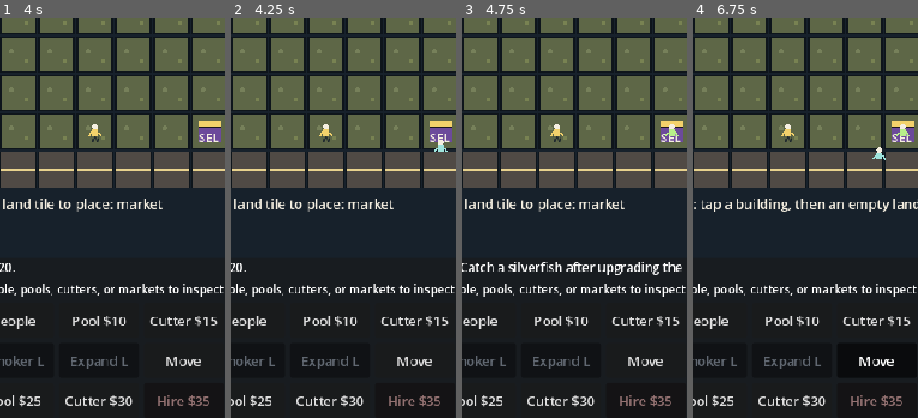
Above: before the commit, frames 1-4 (left to right).
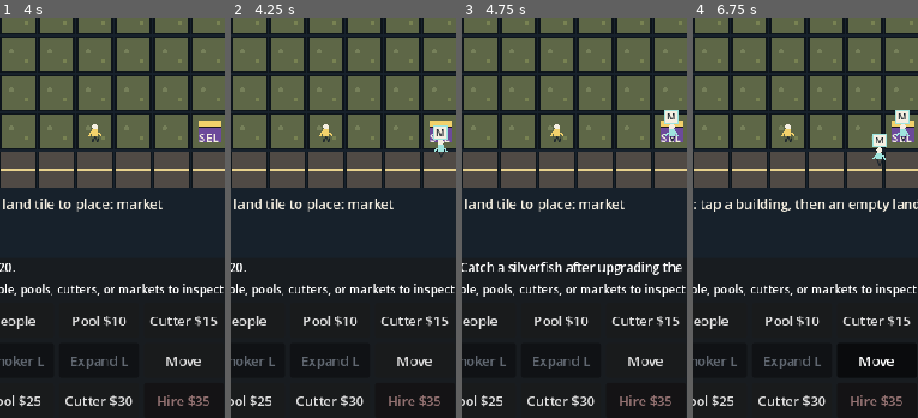
Above: after the commit, the same moments.

Repository: FunnySkillz/project_tilesgame
Game: Godot game, scene res://scenes/Main.tscn
Same seed, same stepped clock (60 frames per second), same inputs: the game is played once before the commit and once after it.
Inputs:
- Up to frame 1 (4 s): click "Catch" at 0.5 s; click "People" at 1.25 s; click "Pool $10" at 2 s; click "Cutter $15" at 2.75 s; click "Market $20" at 3.5 s
- Up to frame 2 (4.25 s): no input
- Up to frame 3 (4.75 s): click "Storage L" at 4.25 s
- Up to frame 4 (6.75 s): click "Smoker L" at 5 s; click "Expand L" at 5.75 s; click "Move" at 6.5 s
The pictures show only the part of the screen within x 25-75%, y 50-100%; the shares and areas given below are measured in that part.

Frame 1 is identical in both runs. In frame 2, 0.2% of the frame differs, in the area x 89-97%, y 26-35%; in frame 3, 0.3%; in frame 4, 0.5%, in the area x 79-97%, y 23-37%.

Commit message:
Add buyer types and visible wants

Diff:
--- a/scripts/main.gd
+++ b/scripts/main.gd
@@ -2,8 +2,9 @@
 
 enum TileKind { WATER, LAND, ROAD, EXPANSION }
 enum BuildKind { NONE, POOL, CUTTER, MARKET, STORAGE, SMOKER }
-enum GoalStep { CATCH, STORE, PROCESS, SELL, UPGRADE, BUILD, NET_TWO, SILVERFISH, STORAGE, EXPAND, STABLE_SALES, SMOKER, SMOKED_SALE, COMPLETE }
+enum GoalStep { CATCH, STORE, PROCESS, SELL, UPGRADE, BUILD, NET_TWO, SILVERFISH, STORAGE, EXPAND, STABLE_SALES, SMOKER, SMOKED_SALE, COOK_SALE, MERCHANT_ORDER, COMPLETE }
 enum FishKind { MINNOW, CARP, SILVERFISH }
+enum BuyerKind { VILLAGER, COOK, MERCHANT }
 
 const GRID_W := 8
 const GRID_H := 10
@@ -41,6 +42,9 @@
 const SMOKER_SECONDS := 6.0
 const MEAT_PRICE := 6
 const SMOKED_MEAT_PRICE := 14
+const COOK_SMOKED_MEAT_PRICE := 18
+const MERCHANT_BULK_SIZE := 3
+const MERCHANT_BULK_BONUS := 5
 const SMOKER_INPUT_MEAT := 2
 const SMOKER_OUTPUT_SMOKED := 1
 
@@ -69,6 +73,8 @@
 var meat_processed_total := 0
 var meat_sold_total := 0
 var smoked_meat_sold_total := 0
+var buyers_served_by_kind: Array = [0, 0, 0]
+var merchant_orders_completed_total := 0
 var upgrades_bought_total := 0
 var buildings_built_total := 0
 var storage_unlocked := false
@@ -709,29 +715,36 @@
 	var sold_smoked := 0
 	var sold_meat := 0
 	var earned := 0
-	var served := 0
+	var buyers_helped := 0
+	var buyers_completed := 0
+	var sale_units := 0
 	for customer_index in waiting_indices:
-		if served >= sales_capacity:
+		if sale_units >= sales_capacity:
 			break
-		if smoked_meat > 0:
-			smoked_meat -= 1
-			sold_smoked += 1
-			smoked_meat_sold_total += 1
-			earned += SMOKED_MEAT_PRICE
-		elif meat > 0:
-			meat -= 1
-			sold_meat += 1
-			meat_sold_total += 1
-			earned += MEAT_PRICE
-		else:
-			break
 
 		var customer: Dictionary = customer_agents[int(customer_index)]
-		customer["state"] = "leaving_happy"
-		customer["target"] = customer["exit"]
-		customer["patience"] = CUSTOMER_PATIENCE_SECONDS
+		var sale := _sell_to_buyer(customer, sales_capacity - sale_units)
+		var units: int = int(sale["units"])
+		if units <= 0:
+			continue
+
+		sold_meat += int(sale["meat"])
+		sold_smoked += int(sale["smoked"])
+		earned += int(sale["earned"])
+		sale_units += units
+		buyers_helped += 1
+
+		customer["remaining"] = int(customer["remaining"]) - units
+		customer["patience"] = _buyer_patience(int(customer["kind"]))
+		if int(customer["remaining"]) <= 0:
+			if int(customer["kind"]) == BuyerKind.MERCHANT:
+				earned += MERCHANT_BULK_BONUS
+				merchant_orders_completed_total += 1
+			customer["state"] = "leaving_happy"
+			customer["target"] = customer["exit"]
+			_record_buyer_served(int(customer["kind"]))
+			buyers_completed += 1
 		customer_agents[int(customer_index)] = customer
-		served += 1
 
 	if earned <= 0:
 		_update_customer_counts()
@@ -743,7 +756,9 @@
 		sold_parts.append(str(sold_smoked) + " smoked meat")
 	if sold_meat > 0:
 		sold_parts.append(str(sold_meat) + " meat")
-	status_text = "Served " + str(served) + " buyers: " + " and ".join(sold_parts) + " for $" + str(earned) + "."
+	status_text = "Sold " + " and ".join(sold_parts) + " to " + str(buyers_helped) + " buyers for $" + str(earned) + "."
+	if buyers_completed > 0:
+		status_text += " Completed " + str(buyers_completed) + " order" + ("s." if buyers_completed > 1 else ".")
 	_add_popup("+$" + str(earned), _building_center(BuildKind.MARKET), Color("#b7ef8a"))
 	_update_customer_counts()
 
@@ -751,12 +766,15 @@
 func _spawn_customer() -> void:
 	var spawn_cell := Vector2i(randi_range(0, GRID_W - 1), GRID_H - 1)
 	var target_cell := _customer_target_cell()
+	var buyer_kind := _random_buyer_kind()
 	customer_agents.append({
 		"pos": Vector2(spawn_cell.x, spawn_cell.y),
 		"target": Vector2(target_cell.x, target_cell.y),
 		"exit": Vector2(spawn_cell.x, spawn_cell.y),
 		"state": "arriving",
-		"patience": CUSTOMER_PATIENCE_SECONDS
+		"patience": _buyer_patience(buyer_kind),
+		"kind": buyer_kind,
+		"remaining": _buyer_order_size(buyer_kind)
 	})
 
 
@@ -770,14 +788,14 @@
 
 		if str(customer["state"]) == "arriving" and _agent_reached(next_pos, target):
 			customer["state"] = "waiting"
-			customer["patience"] = CUSTOMER_PATIENCE_SECONDS
+			customer["patience"] = _buyer_patience(int(customer["kind"]))
 		elif str(customer["state"]) == "waiting":
 			customer["patience"] = float(customer["patience"]) - delta
 			if float(customer["patience"]) <= 0.0:
 				customer["state"] = "leaving_angry"
 				customer["target"] = customer["exit"]
 				customers_lost += 1
-				status_text = "A buyer left hungry. Add market staff or keep goods ready."
+				status_text = "A " + _buyer_name(int(customer["kind"])) + " left hungry. Match buyer wants or add market staff."
 				_add_popup("-buyer", _building_center(BuildKind.MARKET), Color("#ff8f7a"))
 		elif str(customer["state"]).begins_with("leaving") and _agent_reached(next_pos, target):
 			customer_agents.remove_at(i)
@@ -792,6 +810,144 @@
 	if _is_smoker_unlocked():
 		pull += 0.2
 	return max(1.15, randf_range(2.4, 4.1) - pull)
+
+
+func _random_buyer_kind() -> int:
+	var roll := randf()
+	var cooks_unlocked := _building_count(BuildKind.SMOKER) > 0 or smoked_meat > 0 or goal_step >= GoalStep.SMOKED_SALE
+	var merchants_unlocked := goal_step >= GoalStep.COOK_SALE or meat_sold_total >= 12 or _building_count(BuildKind.MARKET) >= 2
+
+	if cooks_unlocked and merchants_unlocked:
+		if roll < 0.50:
+			return BuyerKind.VILLAGER
+		if roll < 0.78:
+			return BuyerKind.COOK
+		return BuyerKind.MERCHANT
+	if cooks_unlocked:
+		if roll < 0.68:
+			return BuyerKind.VILLAGER
+		return BuyerKind.COOK
+	if merchants_unlocked:
+		if roll < 0.75:
+			return BuyerKind.VILLAGER
+		return BuyerKind.MERCHANT
+	return BuyerKind.VILLAGER
+
+
+func _sell_to_buyer(customer: Dictionary, capacity: int) -> Dictionary:
+	var buyer_kind := int(customer["kind"])
+	var remaining: int = min(int(customer["remaining"]), capacity)
+	var result := {
+		"meat": 0,
+		"smoked": 0,
+		"earned": 0,
+		"units": 0
+	}
+
+	match buyer_kind:
+		BuyerKind.VILLAGER:
+			if meat > 0:
+				meat -= 1
+				result["meat"] = 1
+				result["earned"] = MEAT_PRICE
+				result["units"] = 1
+			elif smoked_meat > 0:
+				smoked_meat -= 1
+				result["smoked"] = 1
+				result["earned"] = SMOKED_MEAT_PRICE
+				result["units"] = 1
+		BuyerKind.COOK:
+			if smoked_meat > 0:
+				smoked_meat -= 1
+				result["smoked"] = 1
+				result["earned"] = COOK_SMOKED_MEAT_PRICE
+				result["units"] = 1
+		BuyerKind.MERCHANT:
+			while remaining > 0 and (meat > 0 or smoked_meat > 0):
+				if meat > 0:
+					meat -= 1
+					result["meat"] = int(result["meat"]) + 1
+					result["earned"] = int(result["earned"]) + MEAT_PRICE
+				else:
+					smoked_meat -= 1
+					result["smoked"] = int(result["smoked"]) + 1
+					result["earned"] = int(result["earned"]) + SMOKED_MEAT_PRICE
+				result["units"] = int(result["units"]) + 1
+				remaining -= 1
+
+	meat_sold_total += int(result["meat"])
+	smoked_meat_sold_total += int(result["smoked"])
+	return result
+
+
+func _record_buyer_served(buyer_kind: int) -> void:
+	buyers_served_by_kind[buyer_kind] = int(buyers_served_by_kind[buyer_kind]) + 1
+
+
+func _buyer_order_size(buyer_kind: int) -> int:
+	if buyer_kind == BuyerKind.MERCHANT:
+		return MERCHANT_BULK_SIZE
+	return 1
+
+
+func _buyer_patience(buyer_kind: int) -> float:
+	match buyer_kind:
+		BuyerKind.COOK:
+			return CUSTOMER_PATIENCE_SECONDS + 2.0
+		BuyerKind.MERCHANT:
+			return CUSTOMER_PATIENCE_SECONDS + 4.0
+		_:
+			return CUSTOMER_PATIENCE_SECONDS
+
+
+func _buyer_name(buyer_kind: int) -> String:
+	match buyer_kind:
+		BuyerKind.COOK:
+			return "cook"
+		BuyerKind.MERCHANT:
+			return "merchant"
+		_:
+			return "villager"
+
+
+func _buyer_color(buyer_kind: int) -> Color:
+	match buyer_kind:
+		BuyerKind.COOK:
+			return Color("#d58cff")
+		BuyerKind.MERCHANT:
+			return Color("#f0d597")
+		_:
+			return Color("#9fe4dd")
+
+
+func _buyer_short_label(buyer_kind: int) -> String:
+	match buyer_kind:
+		BuyerKind.COOK:
+			return "C"
+		BuyerKind.MERCHANT:
+			return "M"
+		_:
+			return "V"
+
+
+func _buyer_want_label(customer: Dictionary) -> String:
+	match int(customer["kind"]):
+		BuyerKind.COOK:
+			return "S"
+		BuyerKind.MERCHANT:
+			return "x" + str(customer["remaining"])
+		_:
+			return "M"
+
+
+func _buyer_want_text(customer: Dictionary) -> String:
+	match int(customer["kind"]):
+		BuyerKind.COOK:
+			return "wants smoked meat"
+		BuyerKind.MERCHANT:
+			return "wants " + str(customer["remaining"]) + " goods for a bulk order"
+		_:
+			return "wants meat"
 
 
 func _customer_target_cell() -> Vector2i:
@@ -1194,6 +1350,18 @@
 		if assigned == cell:
 			return i
 		if pos.distance_to(Vector2(cell.x, cell.y)) <= 0.55:
+			return i
+	return -1
+
+
+func _buyer_index_at_cell(cell: Vector2i) -> int:
+	for i in customer_agents.size():
+		var customer: Dictionary = customer_agents[i]
+		var pos: Vector2 = customer["pos"]
+		var target: Vector2 = customer["target"]
+		if Vector2(cell.x, cell.y).distance_to(pos) <= 0.55:
+			return i
+		if Vector2(cell.x, cell.y).distance_to(target) <= 0.35:
 			return i
 	return -1
 
@@ -1504,7 +1672,13 @@
 				_complete_goal("Smoker built. The fishery can make premium goods.", 16)
 		GoalStep.SMOKED_SALE:
 			if smoked_meat_sold_total >= 2:
-				_complete_goal("Smoked meat sells well. The first progression branch is complete.", 20)
+				_complete_goal("Smoked meat sells well. Cooks and merchants are noticing.", 20)
+		GoalStep.COOK_SALE:
+			if int(buyers_served_by_kind[BuyerKind.COOK]) >= 1:
+				_complete_goal("A cook bought smoked meat. Buyer preferences now matter.", 18)
+		GoalStep.MERCHANT_ORDER:
+			if merchant_orders_completed_total >= 1:
+				_complete_goal("Merchant bulk order complete. The dock trade is alive.", 22)
 
 
 func _complete_goal(message: String, reward: int) -> void:
@@ -1542,8 +1716,12 @@
 			return "Goal: Build 1 Smoker for premium goods. " + _progress_text(_building_count(BuildKind.SMOKER), 1)
 		GoalStep.SMOKED_SALE:
 			return "Goal: Sell 2 smoked meat. " + _progress_text(smoked_meat_sold_total, 2)
+		GoalStep.COOK_SALE:
+			return "Goal: Serve 1 cook. Cooks want smoked meat. " + _progress_text(int(buyers_served_by_kind[BuyerKind.COOK]), 1)
+		GoalStep.MERCHANT_ORDER:
+			return "Goal: Complete 1 merchant bulk order. " + _progress_text(merchant_orders_completed_total, 1)
 		_:
-			return "Progression branch complete. Next milestone: cold and danger."
+			return "Living trade branch complete. Next milestone: order board, plaza paths, or cold."
 
 
 func _unlock_text() -> String:
@@ -1557,7 +1735,11 @@
 		return "Unlocks: Expand land and prove steady sales to unlock Smoker."
 	if _building_count(BuildKind.SMOKER) <= 0:
 		return "Unlocks: Smoker available. Turns 2 meat into smoked meat worth $" + str(SMOKED_MEAT_PRICE) + "."
-	return "Unlocks: assign workers to water, pools, cutters, markets, or smokers."
+	if goal_step < GoalStep.COOK_SALE:
+		return "Unlocks: buyer wants appear above people. M=meat, S=smoked, x3=bulk."
+	if goal_step < GoalStep.MERCHANT_ORDER:
+		return "Unlocks: cooks pay $" + str(COOK_SMOKED_MEAT_PRICE) + " for smoked meat."
+	return "Unlocks: merchants buy bulk orders and pay $" + str(MERCHANT_BULK_BONUS) + " completion bonuses."
 
 
 func _progress_text(current: int, target: int) -> String:
@@ -1737,11 +1919,12 @@
 
 func _draw_people() -> void:
 	for customer in customer_agents:
-		var color := Color("#9fe4dd")
+		var buyer_kind := int(customer["kind"])
+		var color := _buyer_color(buyer_kind)
 		var state := str(customer["state"])
 		if state == "waiting":
 			var patience_ratio: float = clamp(float(customer["patience"]) / CUSTOMER_PATIENCE_SECONDS, 0.0, 1.0)
-			color = Color("#b7ef8a") if patience_ratio > 0.5 else Color("#ffb36b")
+			color = _buyer_color(buyer_kind) if patience_ratio > 0.5 else Color("#ffb36b")
 			if patience_ratio < 0.25:
 				color = Color("#ff8f7a")
 		elif state == "leaving_happy":
@@ -1749,7 +1932,10 @@
 		elif state == "leaving_angry":
 			color = Color("#ff8f7a")
 		var customer_pos: Vector2 = customer["pos"]
-		_draw_person(_agent_screen_pos(customer_pos), color, false, "")
+		var screen_pos := _agent_screen_pos(customer_pos)
+		_draw_person(screen_pos, color, false, _buyer_short_label(buyer_kind))
+		if state == "arriving" or state == "waiting":
+			_draw_want_bubble(screen_pos, _buyer_want_label(customer), _buyer_color(buyer_kind))
 
 	for i in workers.size():
 		var worker: Dictionary = workers[i]
@@ -1773,6 +1959,15 @@
 	draw_line(center + Vector2(body_size.x * 0.55, tile_px * 0.02), center + Vector2(body_size.x, tile_px * 0.12), body_color, 2.0)
 	if label != "":
 		draw_string(get_theme_default_font(), center + Vector2(-tile_px * 0.12, tile_px * 0.28), label, HORIZONTAL_ALIGNMENT_CENTER, tile_px * 0.24, 11, Color("#17212b"))
+
+
+func _draw_want_bubble(center: Vector2, label: String, color: Color) -> void:
+	var font := get_theme_default_font()
+	var bubble_width: float = max(tile_px * 0.32, float(label.length()) * 8.0 + 8.0)
+	var bubble := Rect2(center + Vector2(-bubble_width * 0.5, -tile_px * 0.54), Vector2(bubble_width, 15.0))
+	draw_rect(bubble, Color("#f5efe1"))
+	draw_rect(bubble, color, false, 1.5)
+	draw_string(font, bubble.position + Vector2(0, 11.0), label, HORIZONTAL_ALIGNMENT_CENTER, bubble.size.x, 11, Color("#17212b"))
 
 
 func _draw_land_tile(rect: Rect2, building: int) -> void:
@@ -1888,6 +2083,11 @@
 			assignment = _worker_assignment_hint(assigned)
 		return "Person: " + _worker_name(worker_index) + ". " + assignment
 
+	var buyer_index := _buyer_index_at_cell(selected_cell)
+	if buyer_index >= 0:
+		var buyer: Dictionary = customer_agents[buyer_index]
+		return "Buyer: " + _buyer_name(int(buyer["kind"])) + " " + _buyer_want_text(buyer) + ". State: " + str(buyer["state"]) + "."
+
 	var tile: Dictionary = tiles[selected_cell.y][selected_cell.x]
 	if tile["kind"] == TileKind.WATER:
 		if tile["fish"] <= 0:
Not shown, changed: README.md
Not shown, changed: docs/art_plan.md
Not shown, changed: docs/design_plan.md
Not shown, changed: docs/game_plan.md
Not shown, changed: docs/implementation_phases.md
